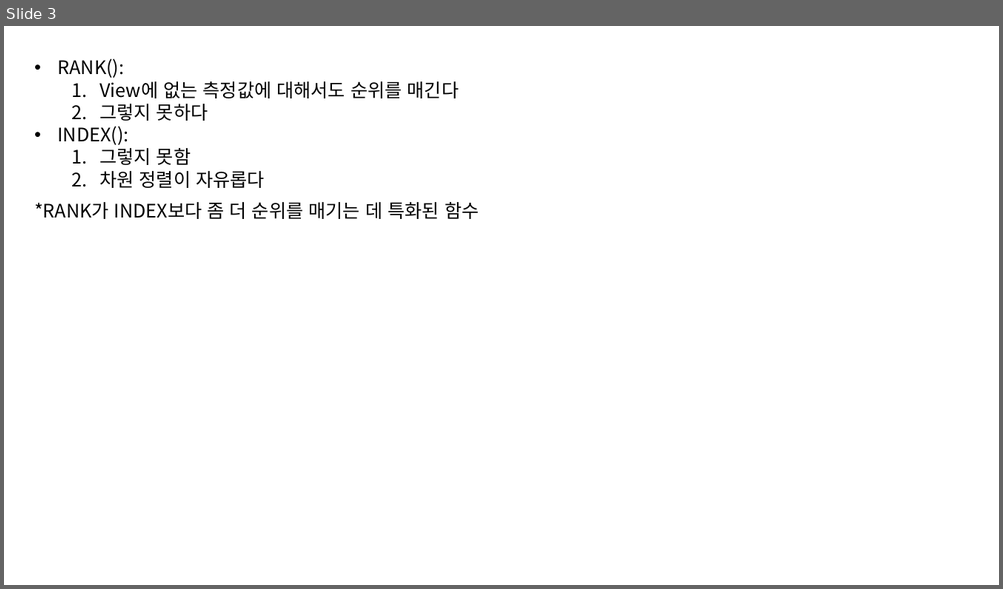
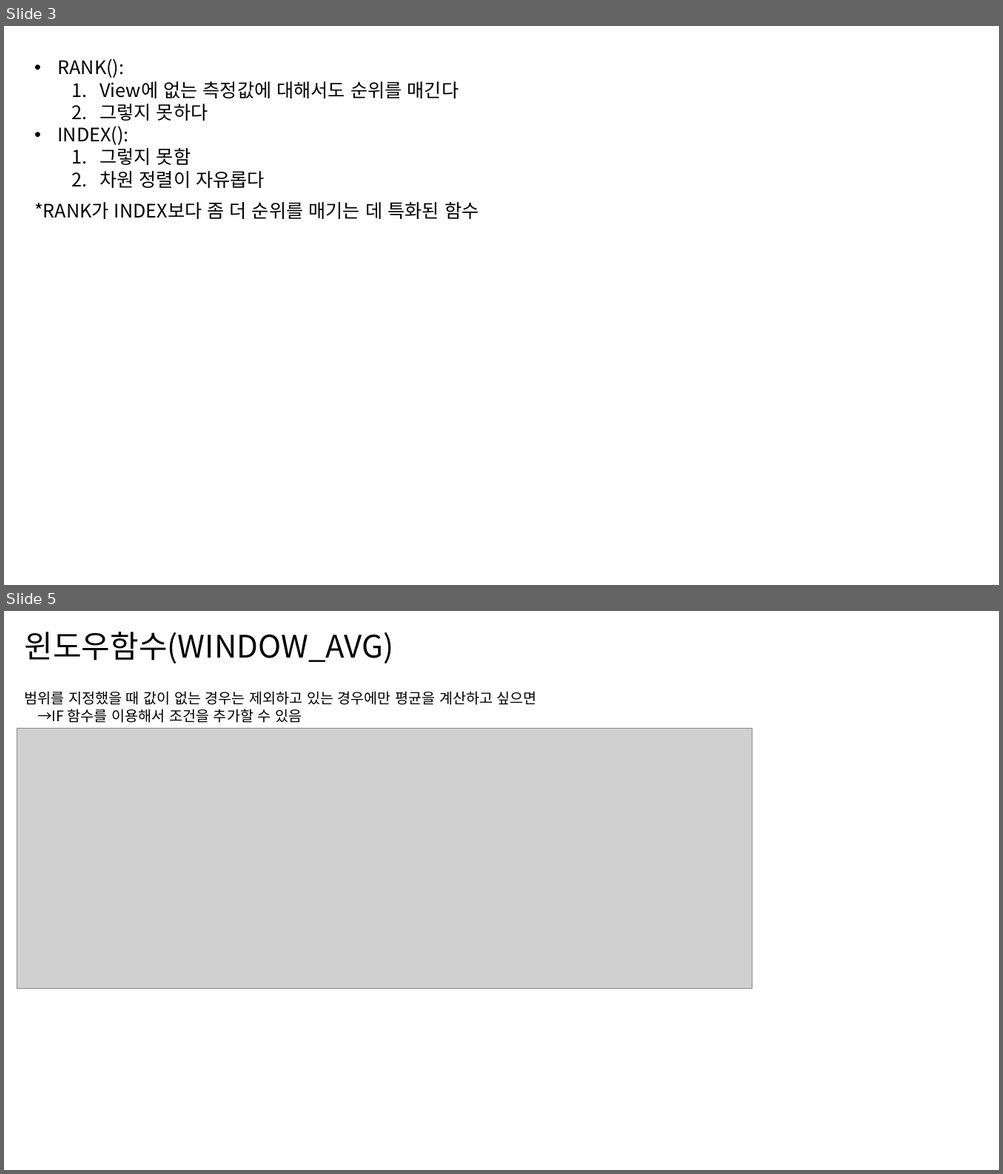
Before and after one commit to ktw09876/Data_Visualization, a slide deck: Tableau/example3/Tableau_예제3_테이블계산.pptx. Shown one above the other, each under a label of ours: slide 3 before the commit, slides 3 and 5 after it; the slides between them are not shown. The pictures are 1003x589 and 1003x1174 pixels, drawn with LibreOffice and Linux fonts; fonts in the diff are those of the drawing; grey boxes stand for pictures. Boxes give left, top, right and bottom in pixels: in the first picture for what was removed or moved away, otherwise in the second. Text is boxed around its words. In the diff, an @@ line names an element or a change of style, - is before the commit and + after.

Commit message:
집계함수와 VLOD

```diff
--- a/Tableau/example3/Tableau_예제3_테이블계산.pptx
+++ b/Tableau/example3/Tableau_예제3_테이블계산.pptx
@@ slide 5 added at (x1=4, y1=611, x2=999, y2=1170), background #FFFFFF @@
@@ text added at (x1=25, y1=632, x2=394, y2=664), 30 pt, text #000000 @@
+윈도우함수(WINDOW_AVG)
@@ text added at (x1=25, y1=691, x2=537, y2=723), 14 pt, text #000000 @@
+범위를 지정했을 때 값이 없는 경우는 제외하고 있는 경우에만 평균을 계산하고 싶으면
+→IF 함수를 이용해서 조건을 추가할 수 있음
@@ picture added at (x1=17, y1=729, x2=752, y2=989) @@
```
Also in this commit, not shown: 5 other slides added.
